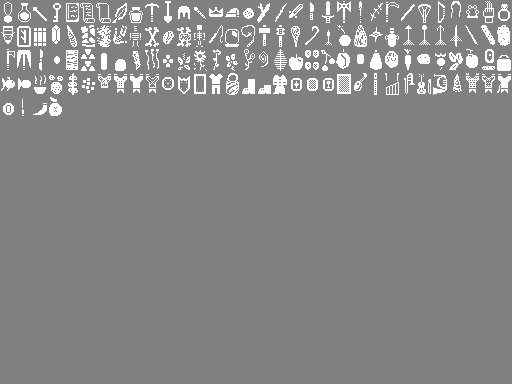
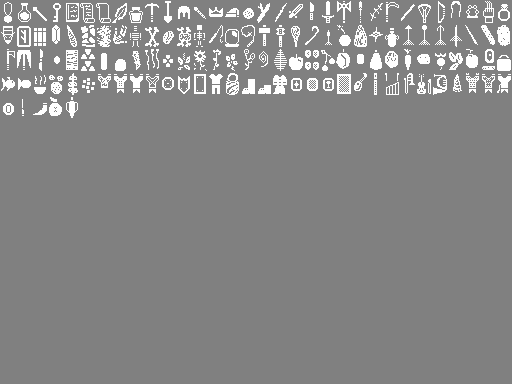
Revision of a layered 512 x 384 image; what changed, layer by layer:
painted on "Background" over (66, 97, 78, 118)
